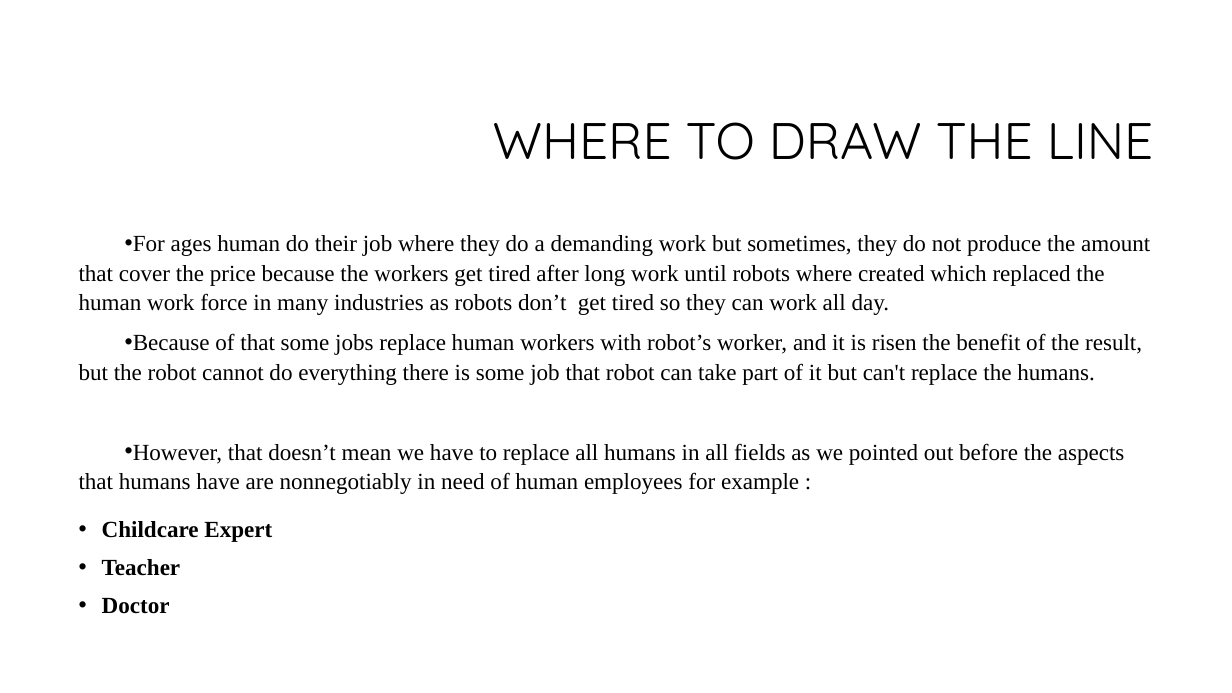
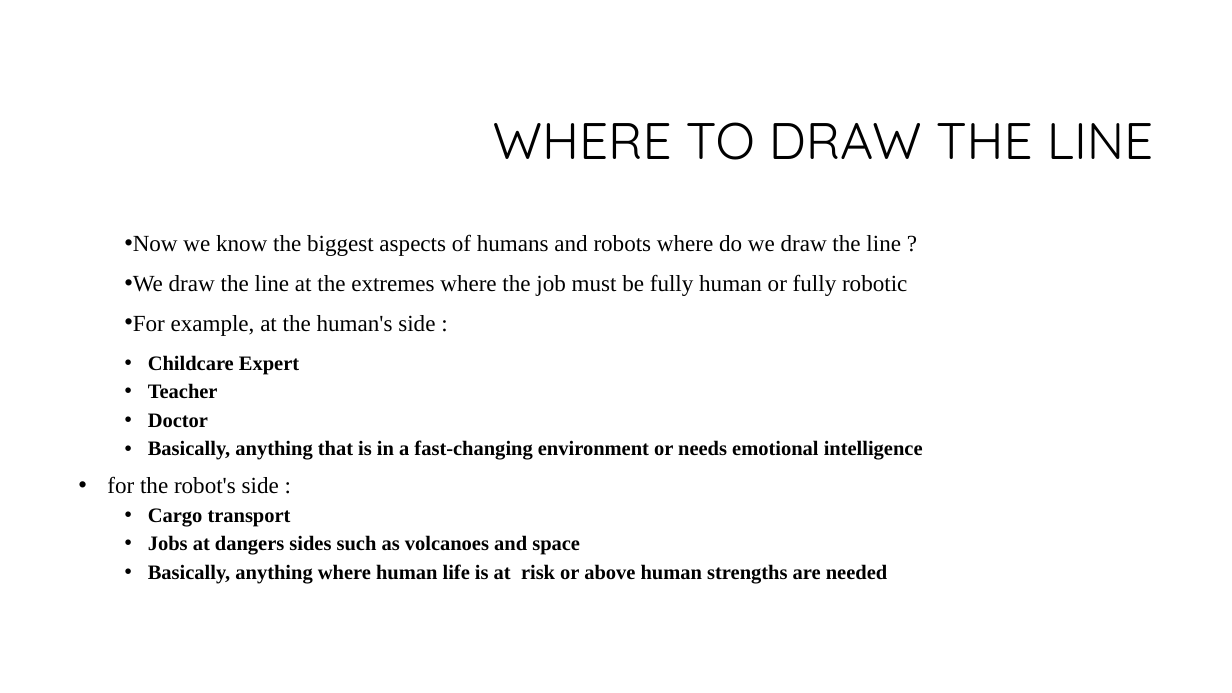
Before and after one commit to khalilAlsulaimani/Computers-And-Society-Project, a slide deck: slide 5 of Research Presntation.pptx. Drawn at 1232x693 pixels with LibreOffice and Linux fonts; fonts in the diff are those of the drawing; background and template pictures are left out. Boxes give left, top, right and bottom in pixels: in the first picture for what was removed or moved away, otherwise in the second. Text is boxed around its words. In the diff, an @@ line names an element or a change of style, - is before the commit and + after.

Commit message:
updated the robot aspects and where to draw the line slides

```diff
--- a/Research Presntation.pptx
+++ b/Research Presntation.pptx
@@ text at (133, 234, 907, 336): text changed @@
-• For ages human do their job where they do a demanding work but sometimes, they do not produce the amount that cover the price because the workers get tired after long work until robots where created which replaced the human work force in many industries as robots don’t get tired so they can work all day.
-• Because of that some jobs replace human workers with robot’s worker, and it is risen the benefit of the result, but the robot cannot do everything there is some job that robot can take part of it but can't replace the humans.
-• However, that doesn’t mean we have to replace all humans in all fields as we pointed out before the aspects that humans have are nonnegotiably in need of human employees for example :
+• Now we know the biggest aspects of humans and robots where do we draw the line ?
+• We draw the line at the extremes where the job must be fully human or fully robotic
+• For example, at the human's side :
@@ text at (148, 355, 299, 428): size 18 to 16 pt in "Childcare Expert", "Teacher", "Doctor"; list level 1 to 2 in "Childcare Expert"; list level 1 to 2 in "Teacher"; list level 1 to 2 in "Doctor" @@
@@ text at (107, 440, 923, 584): paragraphs added @@
+  • Basically, anything that is in a fast-changing environment or needs emotional intelligence
+• for the robot's side :
+  • Cargo transport
+  • Jobs at dangers sides such as volcanoes and space
+  • Basically, anything where human life is at risk or above human strengths are needed
```
Also in this commit, not shown: 2 other slides changed.
